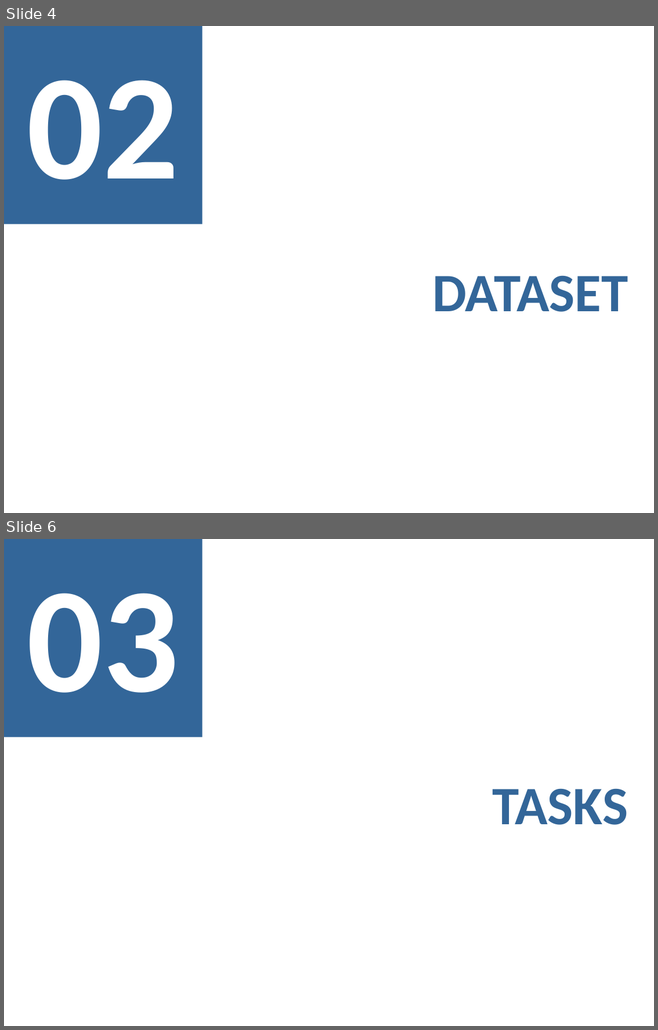
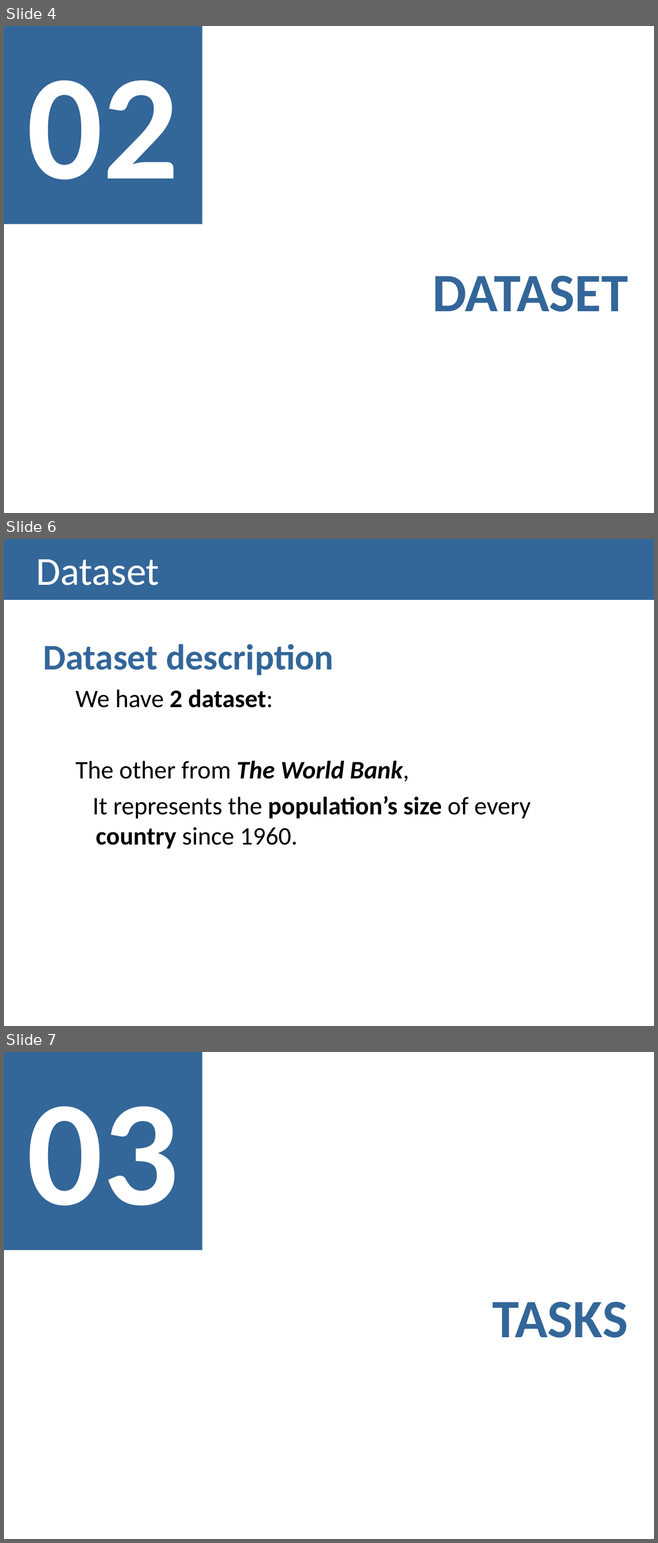
Before and after one commit to carboned4/V_I_2015_1, a slide deck: Lab03-PresentationTemplate.pptx. Shown one above the other, each under a label of ours: slides 4 and 6 before the commit, slides 4, 6 and 7 after it; the slides between them are not shown. The pictures are 658x1030 and 658x1543 pixels, drawn with LibreOffice and Linux fonts; fonts in the diff are those of the drawing. Boxes give left, top, right and bottom in pixels: in the first picture for what was removed or moved away, otherwise in the second. Text is boxed around its words. In the diff, an @@ line names an element or a change of style, - is before the commit and + after.

```diff
--- a/Lab03-PresentationTemplate.pptx
+++ b/Lab03-PresentationTemplate.pptx
@@ slide 6 added at box(4, 539, 654, 1026), background #FFFFFF @@
@@ title added at box(4, 539, 654, 600), fill #336699, 44 pt, text #FFFFFF @@
+Dataset
@@ text added at box(43, 644, 530, 849), 28 pt, text #000000, bold @@
+Dataset description
+  We have 2 dataset:
+  The other from The World Bank,
+  It represents the population’s size of every country since 1960.
@@ what was slide 6 is now slide 7 @@
```
Also in this commit, not shown: 2 slides changed.
